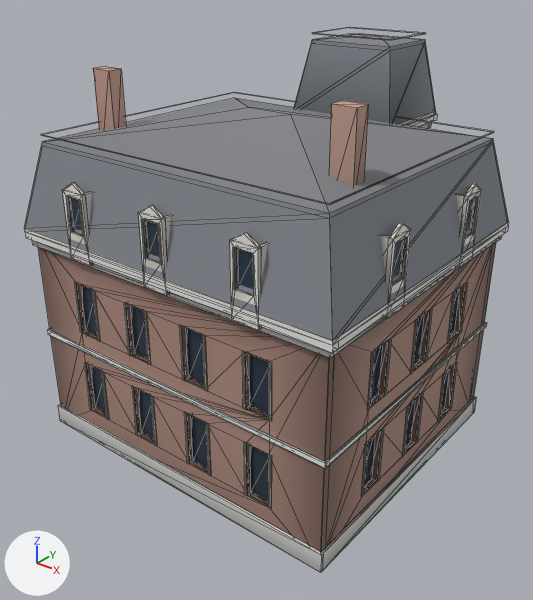
A saved change to the glTF model game/assets/world/kits/street_fronts/second-empire-mansion_lod1.glb.
Both versions are drawn from a 50 mm camera at (17.3, -27.5, 19.3) aimed at (-0.1, -5.8, 5.8). Arrows for +X, +Y and +Z are at lower left; the lights stay in place. The first picture is the older version. Mesh edges are drawn as thin lines. Vertices at exactly the same position are counted once.

In view in the first picture: 'second-empire-mansion_lod1'.
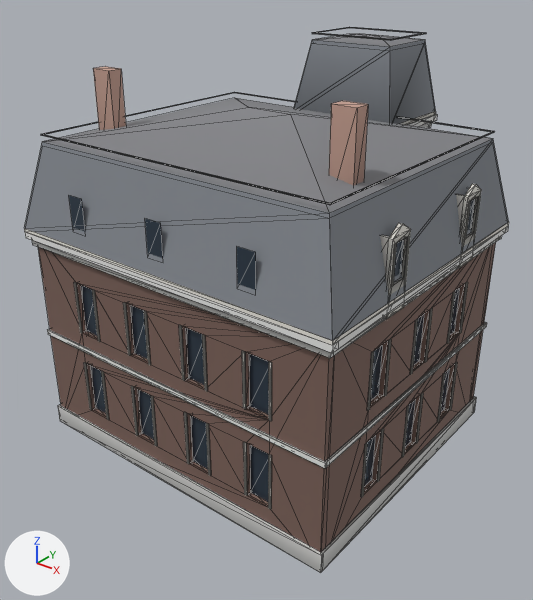
Changed parts and their boxes (x1, y1, x2, y2) in the pictures (533 x 600 px; the box of a moved part takes in the faces that stretch with it):
part 1 of me_second_empire_mansion_lod1, moved or reshaped
    before: (38, 115, 509, 573)
    after: (41, 27, 494, 505)
part 2 of me_second_empire_mansion_lod1, recoloured (darker)
    both: (51, 190, 481, 545)

The change in detail:
me_second_empire_mansion_lod1 is used by ob_second_empire_mansion_lod1; location (0.0, 0.0, 0.0).
me_second_empire_mansion_lod1 had 2083 vertices, 2232 faces and spanned x -7.3..7.3, y -12.1..3.2, z 0.0..15.8.
me_second_empire_mansion_lod1 now has 2097 vertices, 2981 faces and spans x -7.3..7.3, y -12.1..3.0, z 0.0..15.8.
me_second_empire_mansion_lod1 part 1: 22 vertices moved within x -7.1..7.1, y -11.8..2.9, z 0.0..14.1; 289 vertices removed from x -7.3..7.3, y -12.0..3.0, z 0.0..14.6; 457 vertices added at x -7.0..7.3, y -11.8..2.8, z 0.0..15.8.
me_second_empire_mansion_lod1 part 2: 219 kept faces spanning x -7.3..7.3, y -12.1..3.0, z 0.0..15.6 get new vertex colours.
Other edits to the shape of me_second_empire_mansion_lod1 do not show in these pictures.
